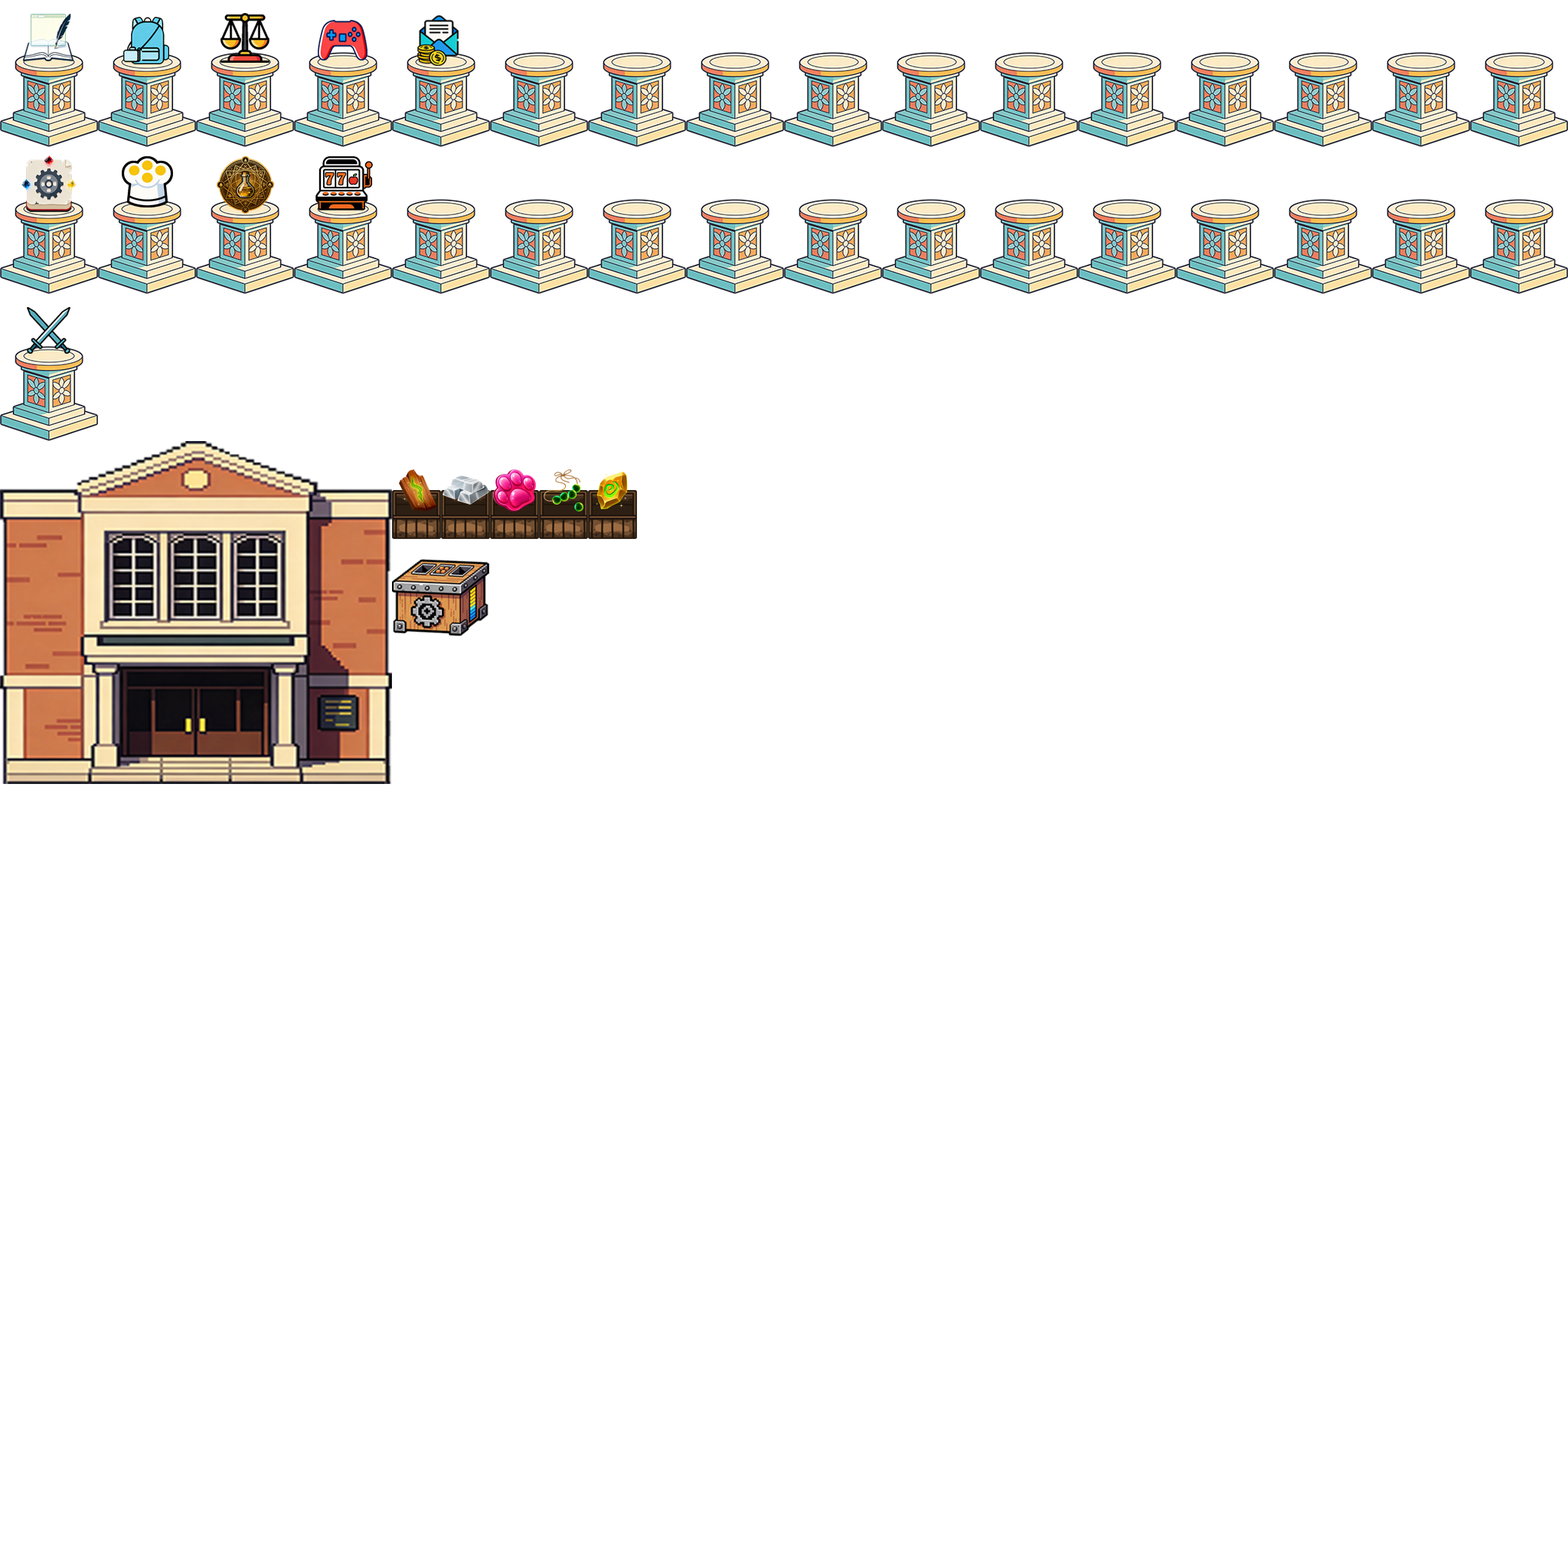
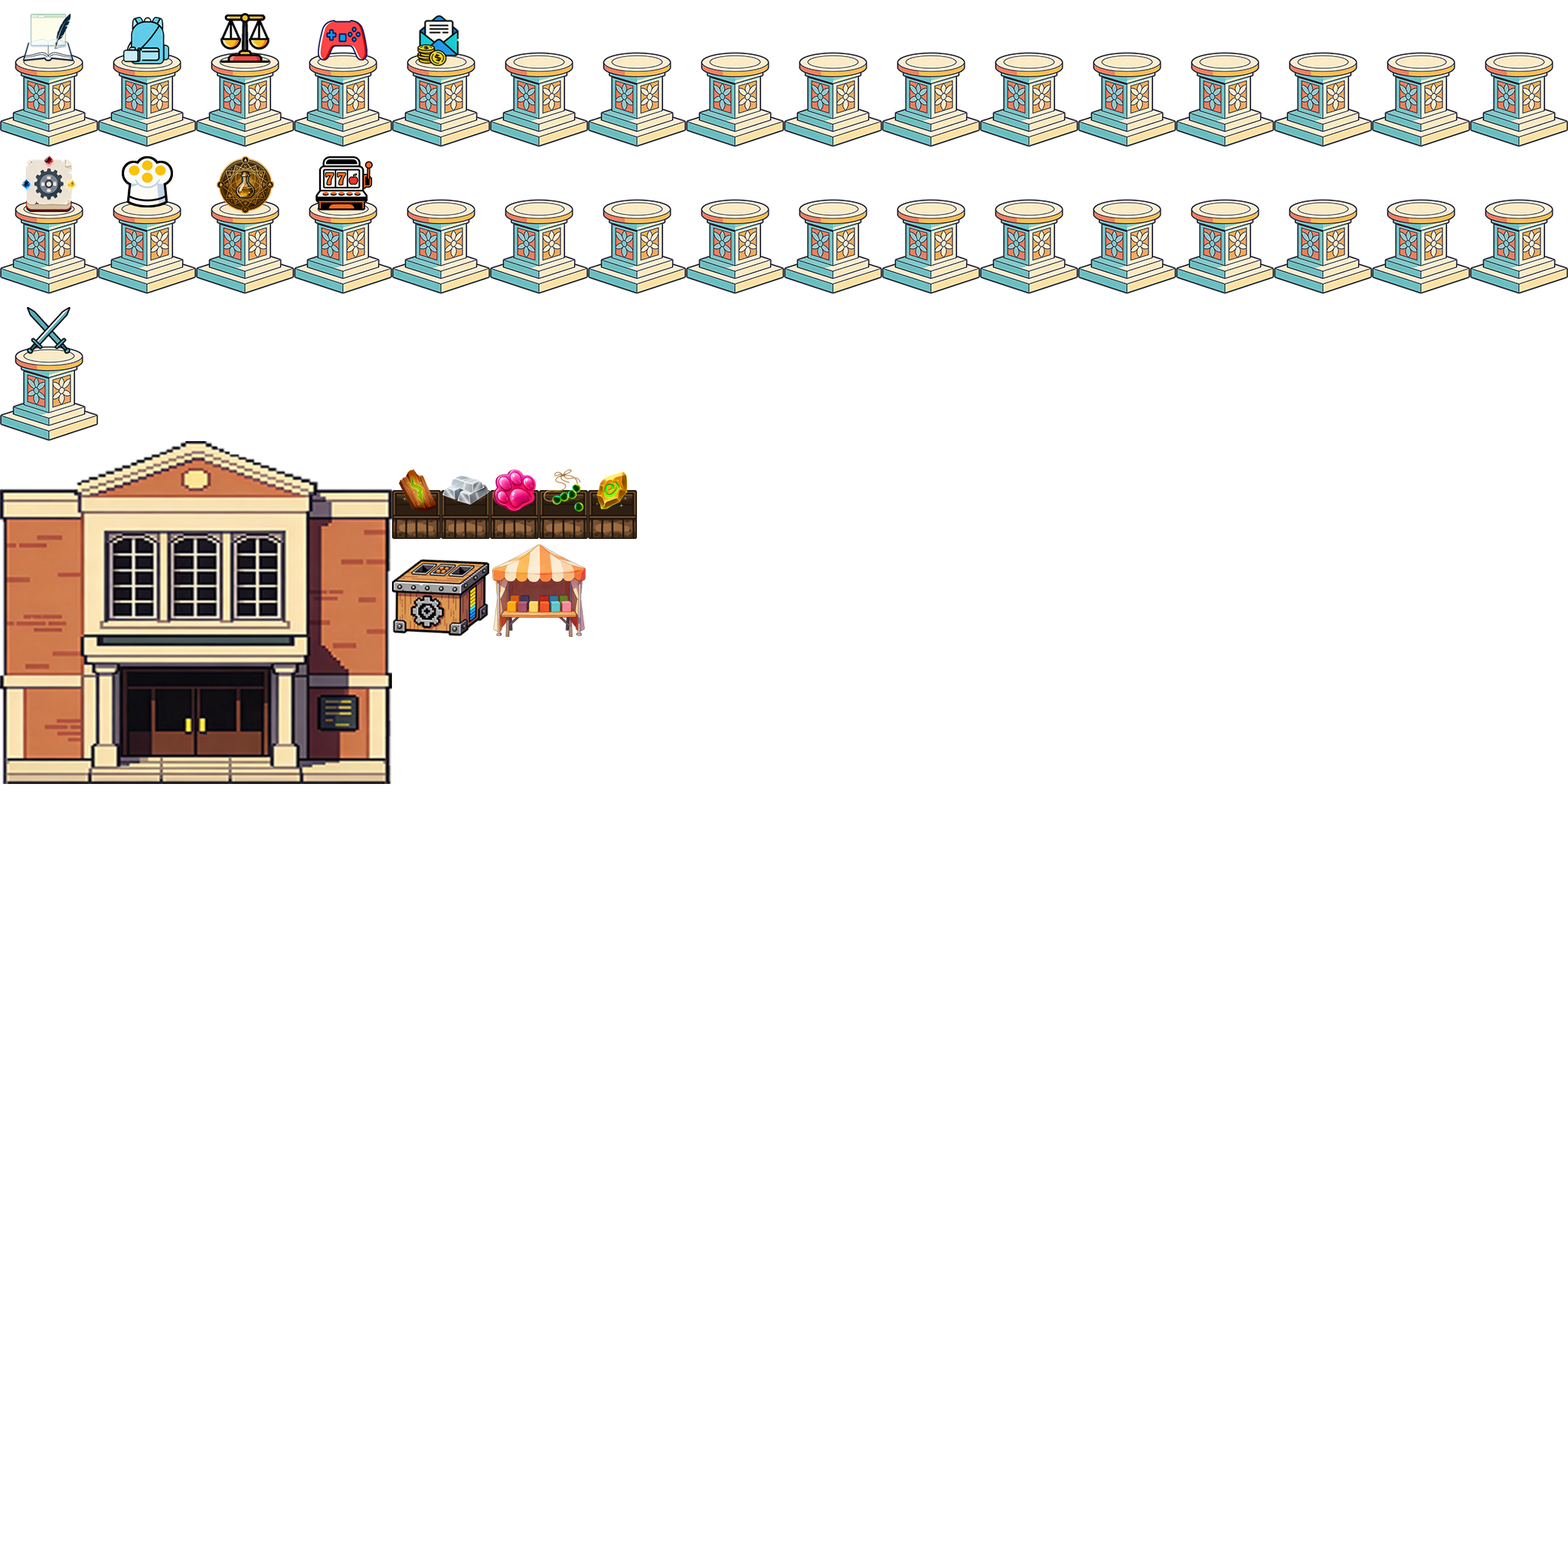
Layered file, before and after one edit (1568px x 1568px). Changes by layer:
added layer "图层 50" above "图层 49" over [492, 544, 586, 637]
painted on "图层 49" over [392, 558, 490, 637]